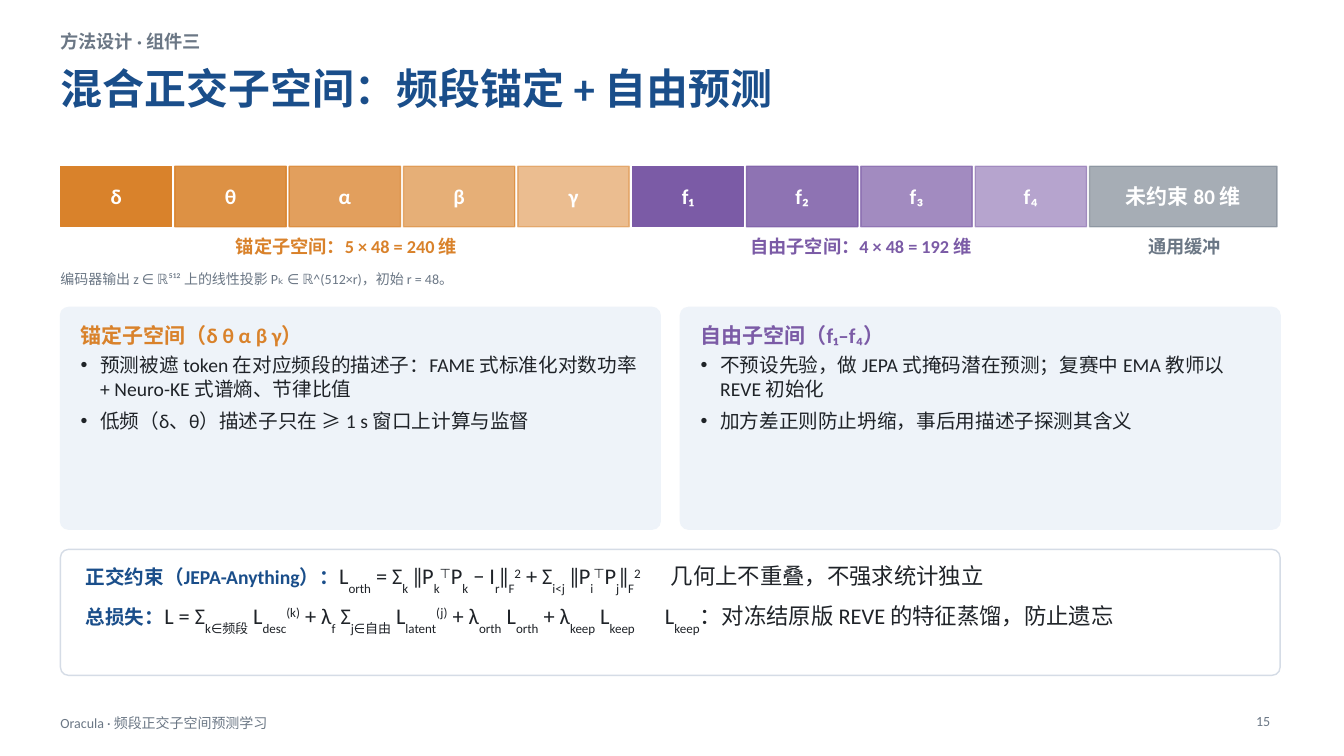
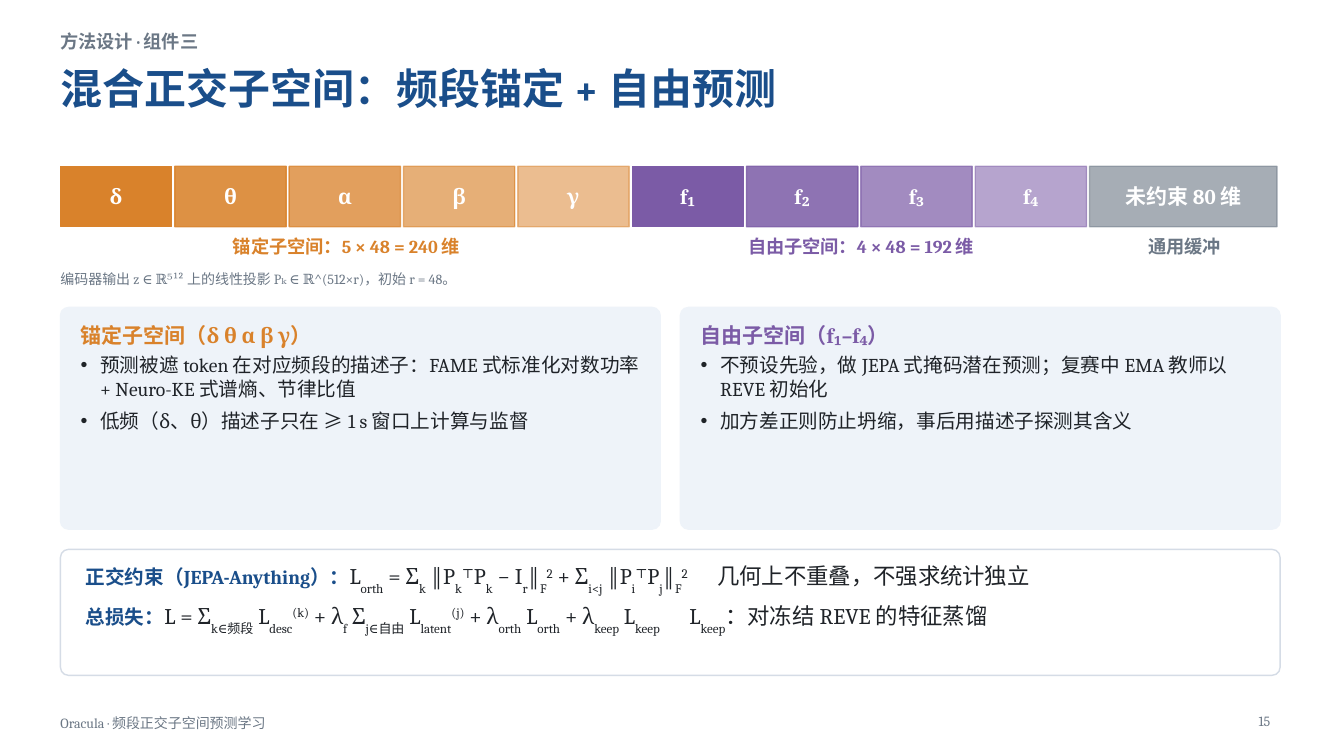
Before and after one commit to sanchezgu7964-byte/OmniEEG-fork, a slide deck: slide 15 of docs/report/proposal.pptx. Drawn at 1344x756 pixels with LibreOffice and Linux fonts; fonts in the diff are those of the drawing. Boxes give left, top, right and bottom in pixels: in the first picture for what was removed or moved away, otherwise in the second. Text is boxed around its words. In the diff, an @@ line names an element or a change of style, - is before the commit and + after.

```diff
--- a/docs/report/proposal.pptx
+++ b/docs/report/proposal.pptx
@@ text at <box>86,565,1029,596</box>: font Calibri to Cambria in "正交约束（JEPA-Anything）：Lorth = Σk ‖Pk⊤Pk − Ir‖F2 + ..." @@
@@ text at <box>689,605,988,626</box>: text changed; font Calibri to Cambria @@
-总损失：L = Σk∈频段 Ldesc(k) + λf Σj∈自由 Llatent(j) + λorth Lorth + λkeep Lkeep Lkeep：对冻结原版 REVE 的特征蒸馏，防止遗忘
+总损失：L = Σk∈频段 Ldesc(k) + λf Σj∈自由 Llatent(j) + λorth Lorth + λkeep Lkeep Lkeep：对冻结 REVE 的特征蒸馏
@@ font Calibri to Cambria in 17 elements at <box>60,32,198,50</box>, <box>60,68,776,108</box>, <box>110,188,123,204</box>, <box>224,188,237,204</box>, <box>452,188,466,209</box>, <box>567,192,579,209</box>, <box>680,189,695,206</box>, <box>794,189,809,206</box>, <box>909,189,924,206</box>, <box>1023,189,1038,206</box>, <box>233,237,460,255</box>, <box>748,237,974,255</box>, <box>60,272,457,286</box>, <box>81,325,639,430</box>, <box>701,325,1228,430</box>, <box>1259,716,1271,726</box>, <box>60,716,266,729</box> @@
```
Also in this commit, not shown: 22 other slides changed, 1 other file.
